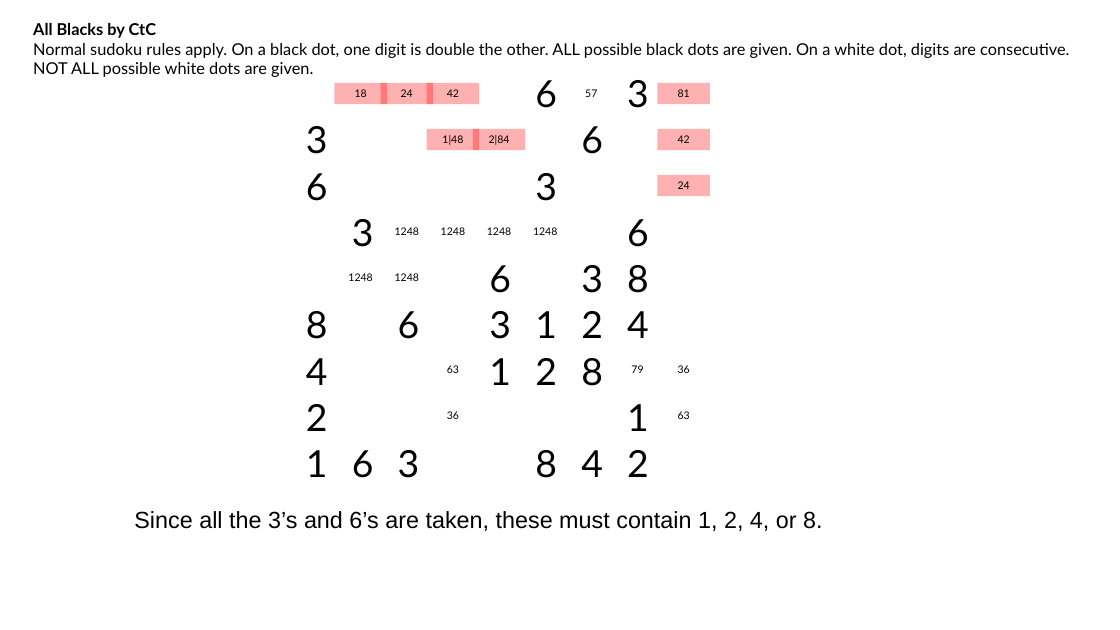
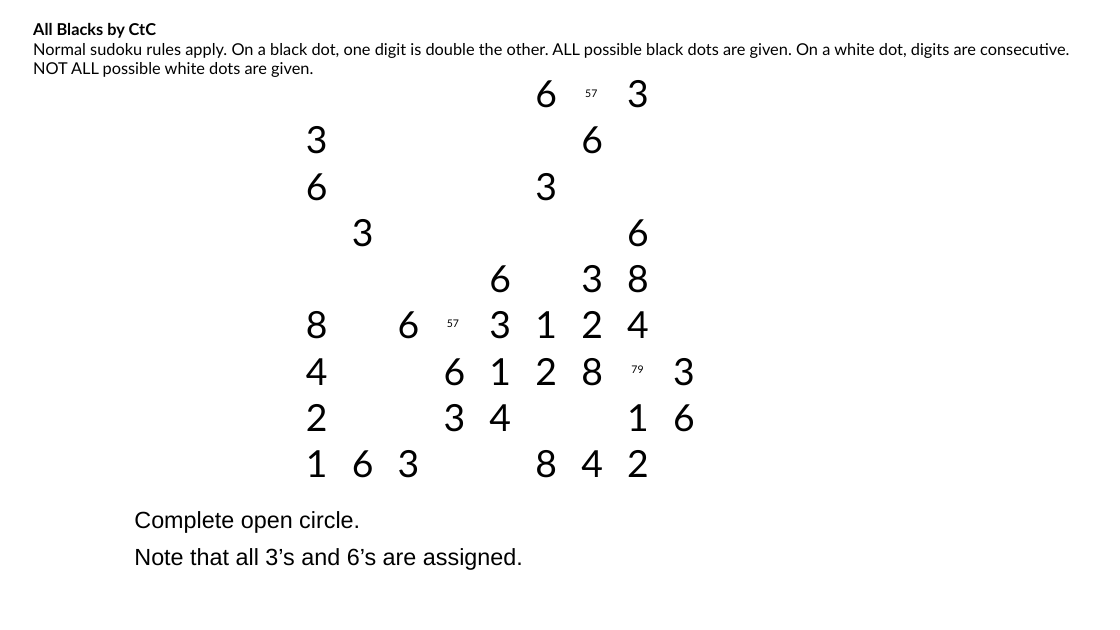
Before and after one commit to jhardis/WSJ_Number_Puzzles, a slide deck: slide 19 of 20261003_2.pptx (slide 22 before the commit). Drawn at 1120x630 pixels with LibreOffice and Linux fonts; fonts in the diff are those of the drawing; background and template pictures are left out. Boxes give left, top, right and bottom in pixels: in the first picture for what was removed or moved away, otherwise in the second. Text is boxed around its words. In the diff, an @@ line names an element or a change of style, - is before the commit and + after.

```diff
--- a/20261003_2.pptx
+++ b/20261003_2.pptx
@@ rectangle removed at [334, 83, 386, 104] @@
-18
@@ rectangle removed at [381, 83, 433, 104] @@
-24
@@ rectangle removed at [427, 83, 479, 104] @@
-42
@@ rectangle removed at [658, 83, 710, 104] @@
-81
@@ rectangle removed at [427, 129, 479, 150] @@
-1|48
@@ rectangle removed at [473, 129, 525, 150] @@
-2|84
@@ rectangle removed at [658, 129, 710, 150] @@
-42
@@ rectangle removed at [658, 175, 710, 196] @@
-24
@@ text removed at [395, 227, 419, 235] @@
-1248
@@ text removed at [441, 227, 465, 235] @@
-1248
@@ text removed at [487, 227, 511, 235] @@
-1248
@@ text removed at [533, 227, 557, 235] @@
-1248
@@ text removed at [348, 273, 372, 281] @@
-1248
@@ text removed at [395, 273, 419, 281] @@
-1248
@@ text added at [447, 319, 459, 327], 9 pt, text #000000 @@
+57
@@ text added at [444, 358, 466, 386], 32 pt, text #000000 @@
+6
@@ text added at [673, 358, 695, 386], 32 pt, text #000000 @@
+3
@@ text removed at [447, 365, 459, 373] @@
-63
@@ text removed at [678, 365, 690, 373] @@
-36
@@ text added at [444, 404, 466, 432], 32 pt, text #000000 @@
+3
@@ text removed at [447, 411, 459, 419] @@
-36
@@ text added at [489, 404, 511, 431], 32 pt, text #000000 @@
+4
@@ text added at [673, 404, 695, 432], 32 pt, text #000000 @@
+6
@@ text removed at [678, 411, 690, 419] @@
-63
@@ text at [134, 511, 523, 570]: text changed @@
-Since all the 3’s and 6’s are taken, these must contain 1, 2, 4, or 8.
+Complete open circle.
+Note that all 3’s and 6’s are assigned.
```
Also in this commit, not shown: 29 other slides changed, 1 slide added, 9 slides removed.
